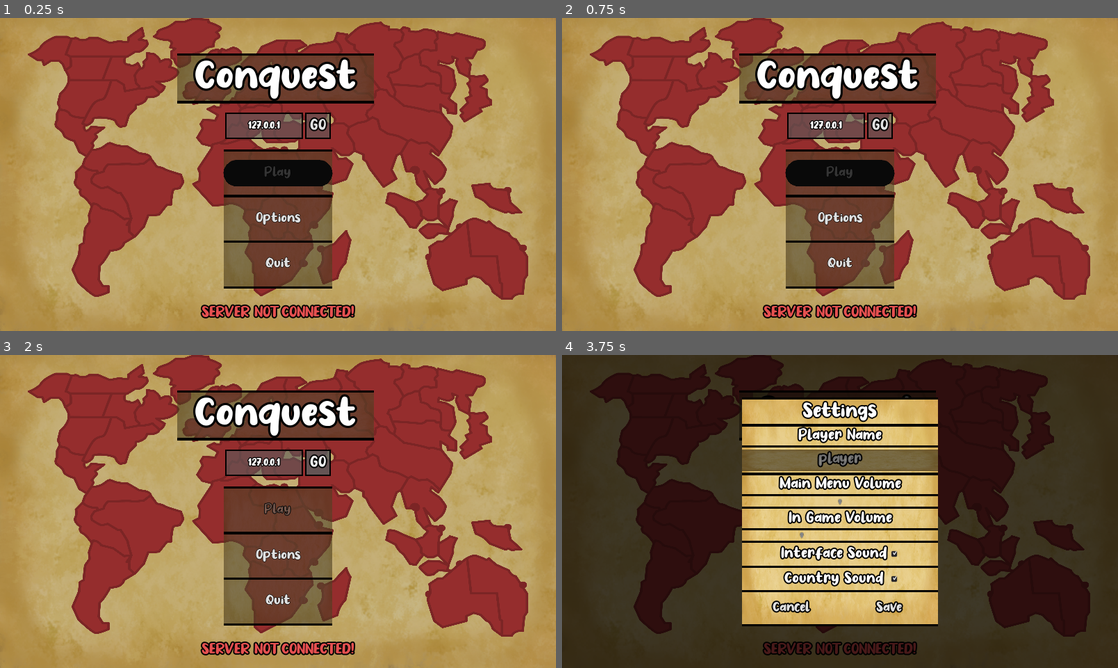
Above: before the commit, frames 1-4 (two rows, left to right).
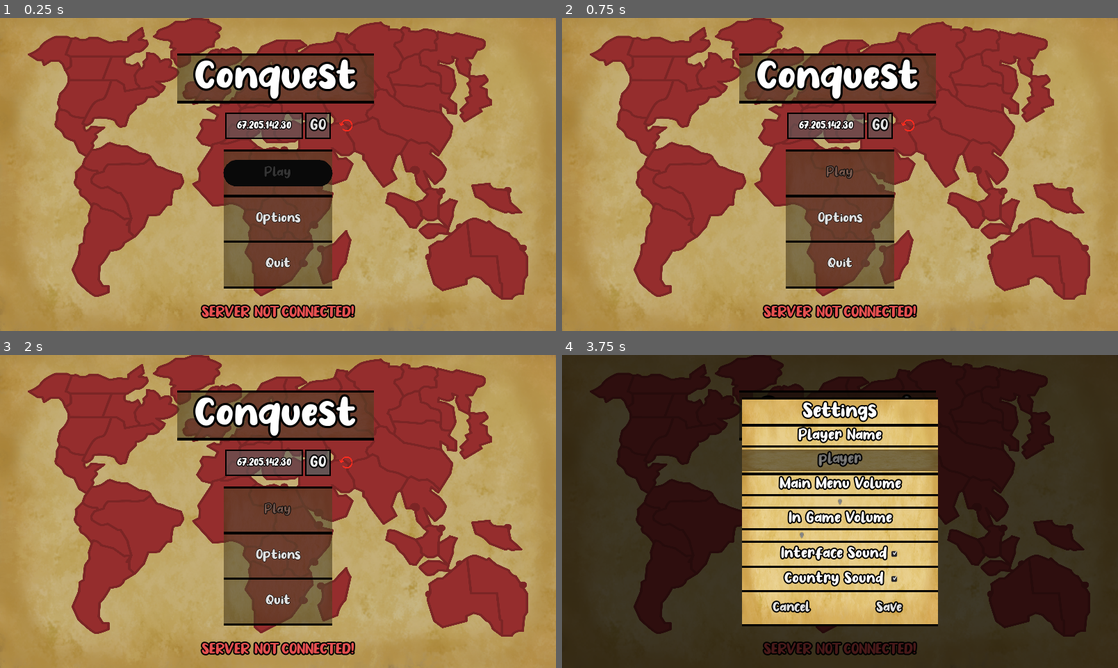
Above: after the commit, the same moments.

Repository: argosopentech/Conquest
Game: Godot game, scene res://Source/Main/Main.tscn
Same seed, same stepped clock (60 frames per second), same inputs: the game is played once before the commit and once after it.
Inputs (mouse positions are in pixels of both pictures, inside the frame that each line leads up to):
- Up to frame 1 (0.25 s): no input
- Up to frame 2 (0.75 s): click (906, 124) at 0.52 s
- Up to frame 3 (2 s): click "GO" at 1.25 s
- Up to frame 4 (3.75 s): click "GO" at 2 s; click "GO" at 2.75 s; click "Options" at 3.5 s

The runs differ from the first frame. In frame 1, 0.3% of the frame differs, in the area x 42-64%, y 32-37%; in frame 2, 1.8%, in the area x 40-64%, y 32-54%; in frame 3, 0.3%; in frame 4, nothing differs.

Commit message:
Default IP and Reset button

Diff:
--- a/Source/Main/Main.gd
+++ b/Source/Main/Main.gd
@@ -50,3 +50,8 @@
 	error_label.show()
 	get_node("MenuBorder/Menu/Play").disabled = true
 	get_node("MenuBorder/Menu/Overlay/OptionsOverlay/OptionsMenu/Info/NameEdit").editable = false
+
+
+func _on_ResetIP_pressed():
+	Server.SERVER_IP = Server.default_ip
+	ip_edit.text = Server.SERVER_IP
--- a/Source/Main/Main.tscn
+++ b/Source/Main/Main.tscn
@@ -6,6 +6,10 @@
 [ext_resource path="res://Source/Main/Main.gd" type="Script" id=4]
 [ext_resource path="res://Source/Gameplay/Map/Map.tscn" type="PackedScene" id=5]
 [ext_resource path="res://Assets/Graphics/Textures/old_paper.png" type="Texture" id=6]
+[ext_resource path="res://Assets/Graphics/Icons/reset_icons/reset_focused.png" type="Texture" id=7]
+[ext_resource path="res://Assets/Graphics/Icons/reset_icons/reset_hover.png" type="Texture" id=8]
+[ext_resource path="res://Assets/Graphics/Icons/reset_icons/reset_normal.png" type="Texture" id=10]
+[ext_resource path="res://Assets/Graphics/Icons/reset_icons/reset_disabled.png" type="Texture" id=11]
 
 [sub_resource type="DynamicFont" id=1]
 size = 96
@@ -14,21 +18,29 @@
 use_filter = true
 font_data = ExtResource( 3 )
 
-[sub_resource type="StyleBoxFlat" id=3]
-bg_color = Color( 0.360784, 0.360784, 0.360784, 0.607843 )
-border_width_left = 3
-border_width_top = 3
-border_width_right = 3
-border_width_bottom = 3
-border_color = Color( 0, 0, 0, 1 )
-
-[sub_resource type="DynamicFont" id=10]
+[sub_resource type="StyleBoxFlat" id=2]
+bg_color = Color( 0.360784, 0.360784, 0.360784, 0.607843 )
+border_width_left = 3
+border_width_top = 3
+border_width_right = 3
+border_width_bottom = 3
+border_color = Color( 0, 0, 0, 1 )
+
+[sub_resource type="DynamicFont" id=3]
 size = 28
 outline_size = 2
 outline_color = Color( 0, 0, 0, 1 )
 use_filter = true
 font_data = ExtResource( 3 )
 
+[sub_resource type="StyleBoxFlat" id=4]
+bg_color = Color( 0.360784, 0.360784, 0.360784, 0.607843 )
+border_width_left = 3
+border_width_top = 3
+border_width_right = 3
+border_width_bottom = 3
+border_color = Color( 0, 0, 0, 1 )
+
 [sub_resource type="StyleBoxFlat" id=5]
 bg_color = Color( 0.360784, 0.360784, 0.360784, 0.607843 )
 border_width_left = 3
@@ -61,22 +73,14 @@
 border_width_bottom = 3
 border_color = Color( 0, 0, 0, 1 )
 
-[sub_resource type="StyleBoxFlat" id=9]
-bg_color = Color( 0.360784, 0.360784, 0.360784, 0.607843 )
-border_width_left = 3
-border_width_top = 3
-border_width_right = 3
-border_width_bottom = 3
-border_color = Color( 0, 0, 0, 1 )
-
-[sub_resource type="DynamicFont" id=4]
+[sub_resource type="DynamicFont" id=9]
 size = 36
 outline_size = 3
 outline_color = Color( 0, 0, 0, 1 )
 use_filter = true
 font_data = ExtResource( 3 )
 
-[sub_resource type="DynamicFont" id=2]
+[sub_resource type="DynamicFont" id=10]
 size = 36
 outline_size = 3
 outline_color = Color( 0, 0, 0, 1 )
@@ -97,9 +101,6 @@
 color = Color( 0.137255, 0.670588, 0.878431, 1 )
 
 [node name="Map" parent="." instance=ExtResource( 5 )]
-
-[node name="Overlay" parent="Map" index="1"]
-color = Color( 0, 0, 0, 0.156863 )
 
 [node name="MenuBorder" type="TextureRect" parent="."]
 self_modulate = Color( 0.360784, 0.360784, 0.360784, 0.607843 )
@@ -202,19 +203,18 @@
 margin_right = 244.0
 margin_bottom = 60.0
 rect_min_size = Vector2( 60, 60 )
-custom_styles/hover = SubResource( 5 )
-custom_styles/pressed = SubResource( 6 )
-custom_styles/focus = SubResource( 7 )
-custom_styles/disabled = SubResource( 8 )
-custom_styles/normal = SubResource( 9 )
-custom_fonts/font = SubResource( 4 )
+custom_styles/hover = SubResource( 4 )
+custom_styles/pressed = SubResource( 5 )
+custom_styles/focus = SubResource( 6 )
+custom_styles/disabled = SubResource( 7 )
+custom_styles/normal = SubResource( 8 )
+custom_fonts/font = SubResource( 9 )
 text = "GO"
 __meta__ = {
 "_edit_use_anchors_": false
 }
 
 [node name="Error" type="Label" parent="."]
-visible = false
 anchor_left = 0.5
 anchor_top = 1.0
 anchor_right = 0.5
@@ -244,11 +244,31 @@
 margin_right = 179.5
 margin_bottom = -24.0
 grow_horizontal = 2
-custom_fonts/font = SubResource( 2 )
+custom_fonts/font = SubResource( 10 )
 custom_colors/font_color = Color( 0.321569, 0.929412, 0.215686, 1 )
 text = "SERVER CONNECTED!"
 align = 1
 valign = 1
+__meta__ = {
+"_edit_use_anchors_": false
+}
+
+[node name="ResetIP" type="TextureButton" parent="."]
+anchor_left = 0.5
+anchor_top = 0.5
+anchor_right = 0.5
+anchor_bottom = 0.5
+margin_left = 140.0
+margin_top = -130.0
+margin_right = 172.0
+margin_bottom = -98.0
+rect_min_size = Vector2( 32, 32 )
+texture_normal = ExtResource( 10 )
+texture_pressed = ExtResource( 7 )
+texture_hover = ExtResource( 8 )
+texture_disabled = ExtResource( 11 )
+texture_focused = ExtResource( 10 )
+expand = true
 __meta__ = {
 "_edit_use_anchors_": false
 }
@@ -256,6 +276,7 @@
 [connection signal="options_saved" from="MenuBorder/Menu" to="." method="options_saved"]
 [connection signal="text_entered" from="Server/IP" to="." method="_on_Connect_pressed"]
 [connection signal="pressed" from="Server/Connect" to="." method="_on_Connect_pressed"]
+[connection signal="pressed" from="ResetIP" to="." method="_on_ResetIP_pressed"]
 
 [editable path="Background"]
 [editable path="Map"]
--- a/Source/Server/Server.gd
+++ b/Source/Server/Server.gd
@@ -1,7 +1,8 @@
 extends Node
 
 const SERVER_PORT = 1909
-var SERVER_IP = "127.0.0.1"
+const default_ip = "67.205.142.30"
+var SERVER_IP = default_ip
 var player_name = "player"
 var my_lobby = {}
 var active_lobbies = {}
Binary file added: Assets/Graphics/Icons/reset_icons/reset_disabled.png
Not shown, added: Assets/Graphics/Icons/reset_icons/reset_disabled.png.import
Binary file added: Assets/Graphics/Icons/reset_icons/reset_focused.png
Not shown, added: Assets/Graphics/Icons/reset_icons/reset_focused.png.import
Binary file added: Assets/Graphics/Icons/reset_icons/reset_hover.png
Not shown, added: Assets/Graphics/Icons/reset_icons/reset_hover.png.import
Binary file added: Assets/Graphics/Icons/reset_icons/reset_normal.png
Not shown, added: Assets/Graphics/Icons/reset_icons/reset_normal.png.import
Binary file added: Assets/Graphics/Icons/reset_icons/reset_pressed.png
Not shown, added: Assets/Graphics/Icons/reset_icons/reset_pressed.png.import
Not shown: 3 places in Source/Main/Main.tscn that only renumber resources
